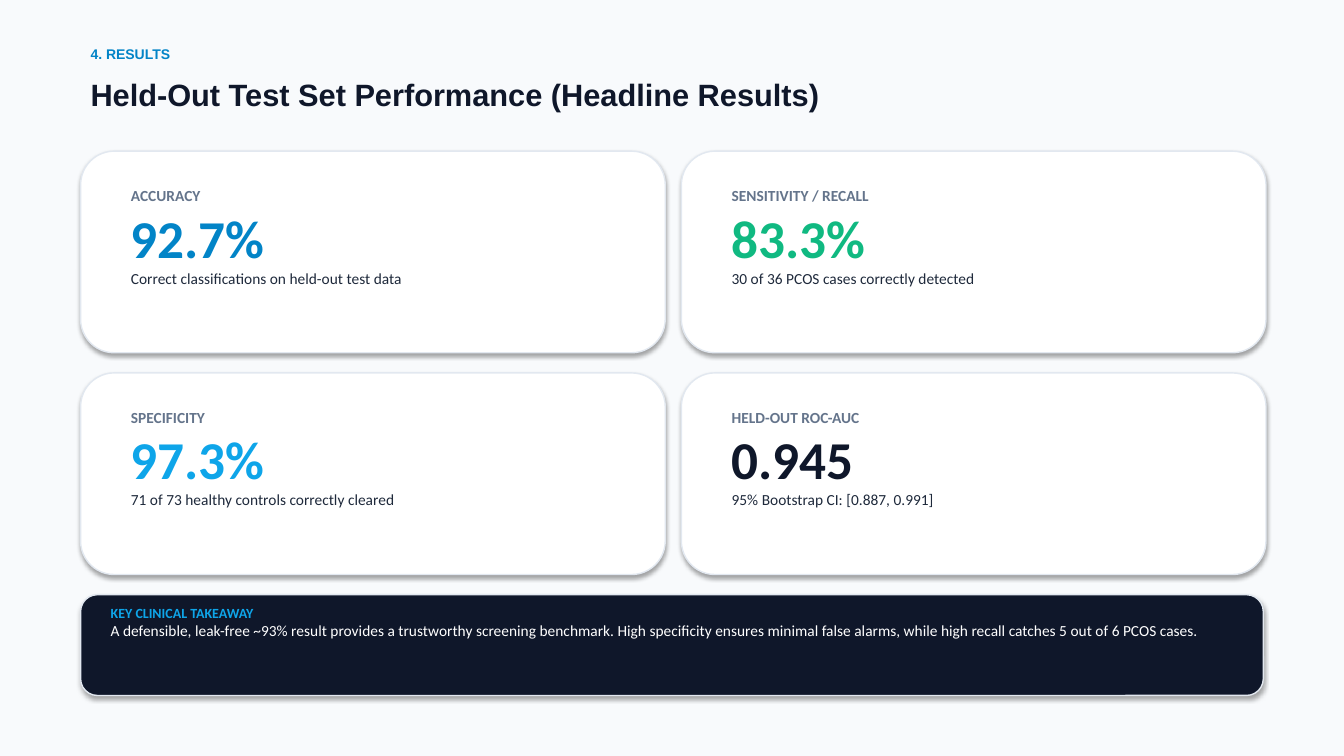
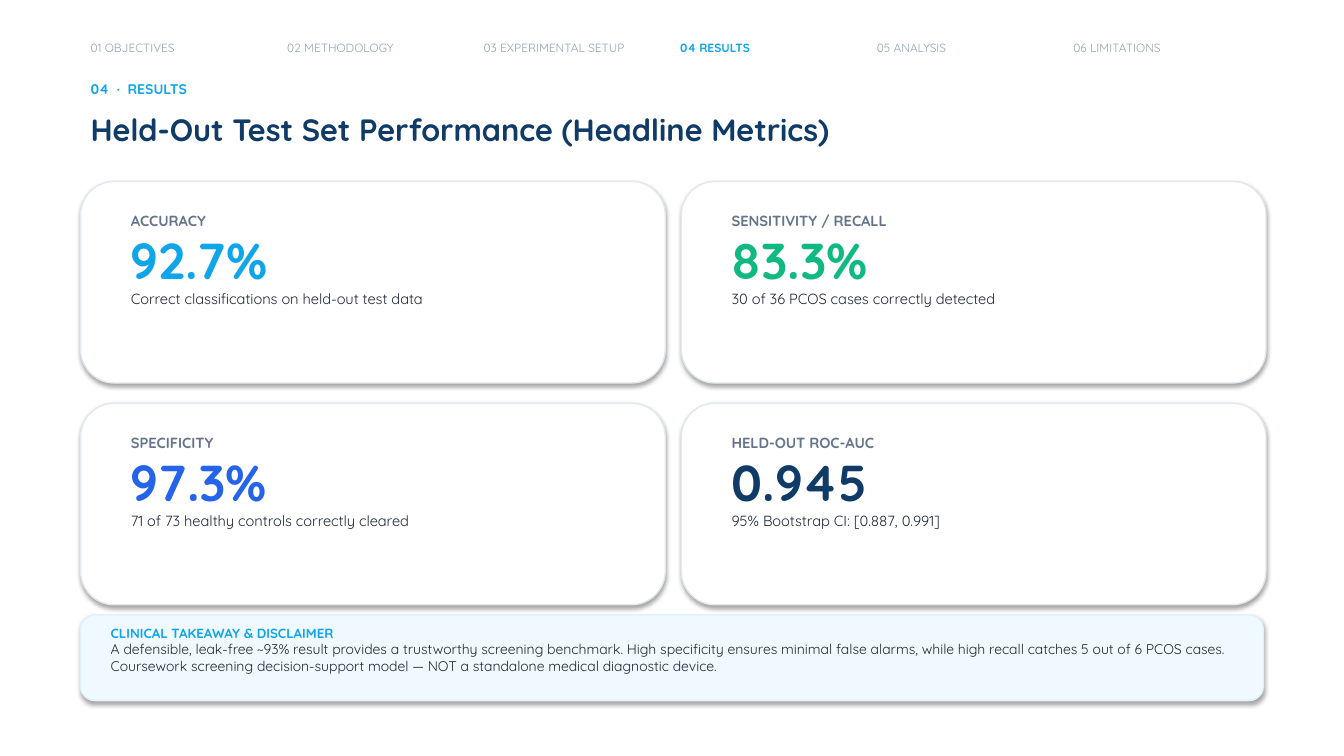
Before and after one commit to sunfi-x/pcos-ml-prediction, a slide deck: slide 5 of PCOS_ML_Project_Presentation_Professional.pptx. Drawn at 1344x756 pixels with LibreOffice and Linux fonts; fonts in the diff are those of the drawing. Boxes give left, top, right and bottom in pixels: in the first picture for what was removed or moved away, otherwise in the second. Text is boxed around its words. In the diff, an @@ line names an element or a change of style, - is before the commit and + after.

```diff
--- a/PCOS_ML_Project_Presentation_Professional.pptx
+++ b/PCOS_ML_Project_Presentation_Professional.pptx
@@ background #F8FAFC to #FFFFFF @@
@@ text added at <box>91,43,175,52</box>, 8.5 pt, text #94A3B8 @@
+01 OBJECTIVES
@@ text added at <box>287,43,393,52</box>, 8.5 pt, text #94A3B8 @@
+02 METHODOLOGY
@@ text added at <box>484,43,624,52</box>, 8.5 pt, text #94A3B8 @@
+03 EXPERIMENTAL SETUP
@@ text added at <box>680,43,750,52</box>, 8.5 pt, text #0EA5E9, bold @@
+04 RESULTS
@@ text added at <box>877,43,947,52</box>, 8.5 pt, text #94A3B8 @@
+05 ANALYSIS
@@ text added at <box>1073,43,1161,52</box>, 8.5 pt, text #94A3B8 @@
+06 LIMITATIONS
@@ text at <box>91,84,187,94</box>: text changed; font Arial to Quicksand; text colour #0284C7 to #0EA5E9 @@
-4. RESULTS
+04 · RESULTS
@@ text at <box>91,118,829,147</box>: text changed; font Arial to Quicksand; text colour #0F172A to #0F3B66 @@
-Held-Out Test Set Performance (Headline Results)
+Held-Out Test Set Performance (Headline Metrics)
@@ rounded rectangle: place and size @@
-rounded rectangle at <box>682,373,1266,575</box>
+rounded rectangle at <box>81,181,665,383</box>
@@ text "ACCURACY": place and size @@
-text "ACCURACY" at <box>131,191,402,284</box>
+text "ACCURACY" at <box>131,215,422,304</box>
@@ text "ACCURACY" at <box>131,215,422,304</box>: size 11 to 10.5 pt, font Calibri to Quicksand; size 38 to 36 pt, text colour #0284C7 to #0EA5E9 in "92.7%"; text colour #1E293B to #1F2937 in "Correct classifications on held-out test data" @@
@@ rounded rectangle: place and size @@
-rounded rectangle at <box>682,151,1266,353</box>
+rounded rectangle at <box>682,181,1266,383</box>
@@ text "SENSITIVITY / RECALL": place and size @@
-text "SENSITIVITY / RECALL" at <box>732,191,974,287</box>
+text "SENSITIVITY / RECALL" at <box>732,215,995,307</box>
@@ text "SENSITIVITY / RECALL" at <box>732,215,995,307</box>: size 11 to 10.5 pt, font Calibri to Quicksand; size 38 to 36 pt in "83.3%"; text colour #1E293B to #1F2937 in "30 of 36 PCOS cases correctly detected" @@
@@ rounded rectangle: place and size @@
-rounded rectangle at <box>81,373,665,575</box>
+rounded rectangle at <box>81,403,665,605</box>
@@ rounded rectangle: place and size @@
-rounded rectangle at <box>81,151,665,353</box>
+rounded rectangle at <box>682,403,1266,605</box>
@@ text "SPECIFICITY": place and size @@
-text "SPECIFICITY" at <box>131,413,394,508</box>
+text "SPECIFICITY" at <box>131,437,409,529</box>
@@ text "SPECIFICITY" at <box>131,437,409,529</box>: size 11 to 10.5 pt, font Calibri to Quicksand; size 38 to 36 pt, text colour #0EA5E9 to #2563EB in "97.3%"; text colour #1E293B to #1F2937 in "71 of 73 healthy controls correctly cleared" @@
@@ text "HELD-OUT ROC-AUC": place and size @@
-text "HELD-OUT ROC-AUC" at <box>732,413,934,508</box>
+text "HELD-OUT ROC-AUC" at <box>732,437,940,529</box>
@@ text "HELD-OUT ROC-AUC" at <box>732,437,940,529</box>: size 11 to 10.5 pt in "HELD-OUT ROC-AUC", "95% Bootstrap CI: [0.887, 0.991]"; font Calibri to Quicksand; size 38 to 36 pt, text colour #0F172A to #0F3B66 in "0.945"; text colour #1E293B to #1F2937 in "95% Bootstrap CI: [0.887, 0.991]" @@
@@ rounded rectangle: place and size @@
-rounded rectangle at <box>81,595,1263,696</box>
+rounded rectangle at <box>81,615,1263,701</box>
@@ rounded rectangle at <box>81,615,1263,701</box>: fill #0F172A to #F0F9FF; outline #E2E8F0 1 pt to #E0F2FE 1 pt @@
@@ text at <box>111,628,1225,674</box>: text changed; size 11 to 10 pt; font Calibri to Quicksand; text colour #FFFFFF to #1F2937 @@
-KEY CLINICAL TAKEAWAY
-A defensible, leak-free ~93% result provides a trustworthy screening benchmark. High specificity ensures minimal false alarms, while high recall catches 5 out of 6 PCOS cases.
+CLINICAL TAKEAWAY & DISCLAIMER
+A defensible, leak-free ~93% result provides a trustworthy screening benchmark. High specificity ensures minimal false alarms, while high recall catches 5 out of 6 PCOS cases. Coursework screening decision-support model — NOT a standalone medical diagnostic device.
```
Also in this commit, not shown: 9 other slides changed, 1 other file.
